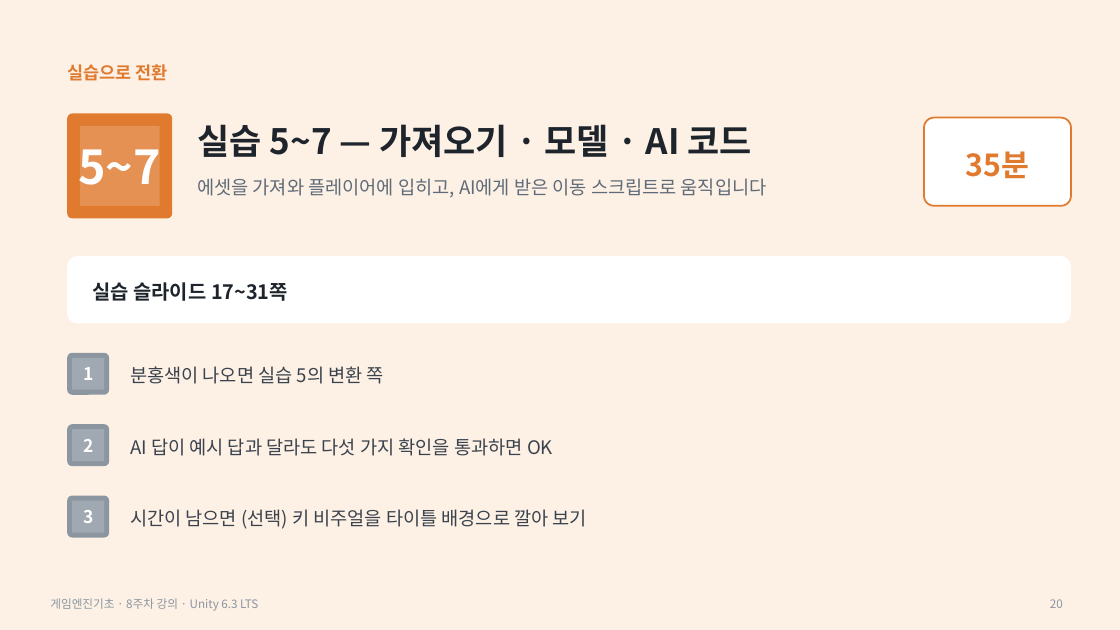
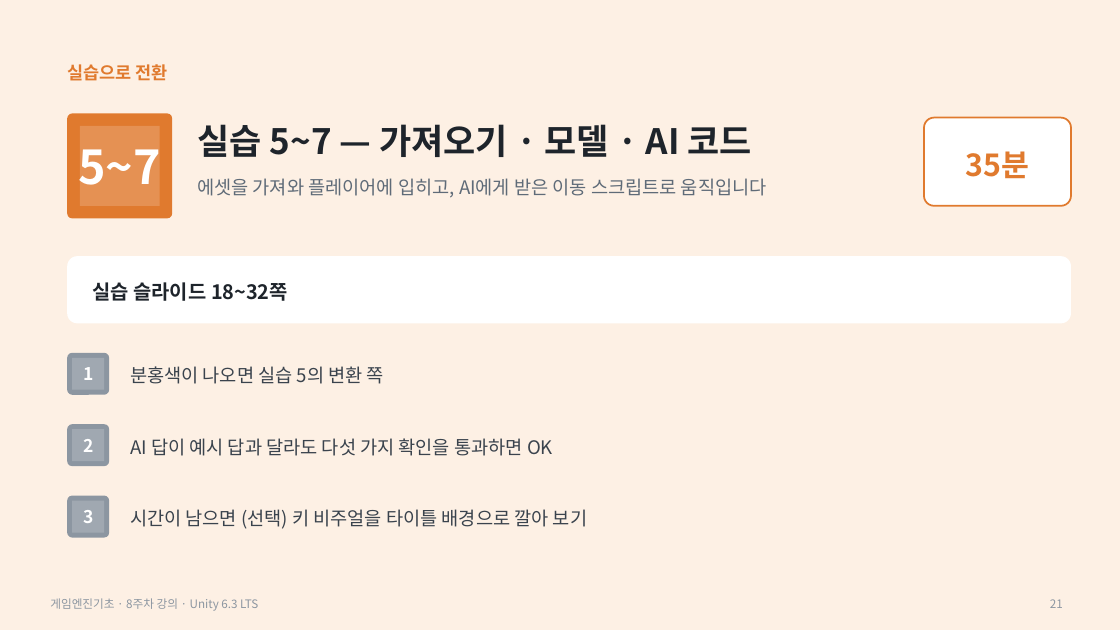
Before and after one commit to iplay-garden/game-engine-basics, a slide deck: slide 21 of 8주차/한국어/게임엔진기초_8주차_오프라인_강의슬라이드.pptx (slide 20 before the commit). Drawn at 1120x630 pixels with LibreOffice and Linux fonts; fonts in the diff are those of the drawing. Boxes give left, top, right and bottom in pixels: in the first picture for what was removed or moved away, otherwise in the second. Text is boxed around its words. In the diff, an @@ line names an element or a change of style, - is before the commit and + after.

```diff
--- a/8주차/한국어/게임엔진기초_8주차_오프라인_강의슬라이드.pptx
+++ b/8주차/한국어/게임엔진기초_8주차_오프라인_강의슬라이드.pptx
@@ text at bbox=[92, 282, 288, 301]: text changed @@
-실습 슬라이드 17~31쪽
+실습 슬라이드 18~32쪽
@@ page number at bbox=[1050, 599, 1063, 608]: text changed @@
-20
+21
```
Also in this commit, not shown: 3 other slides changed, 1 slide added, 4 other files.
